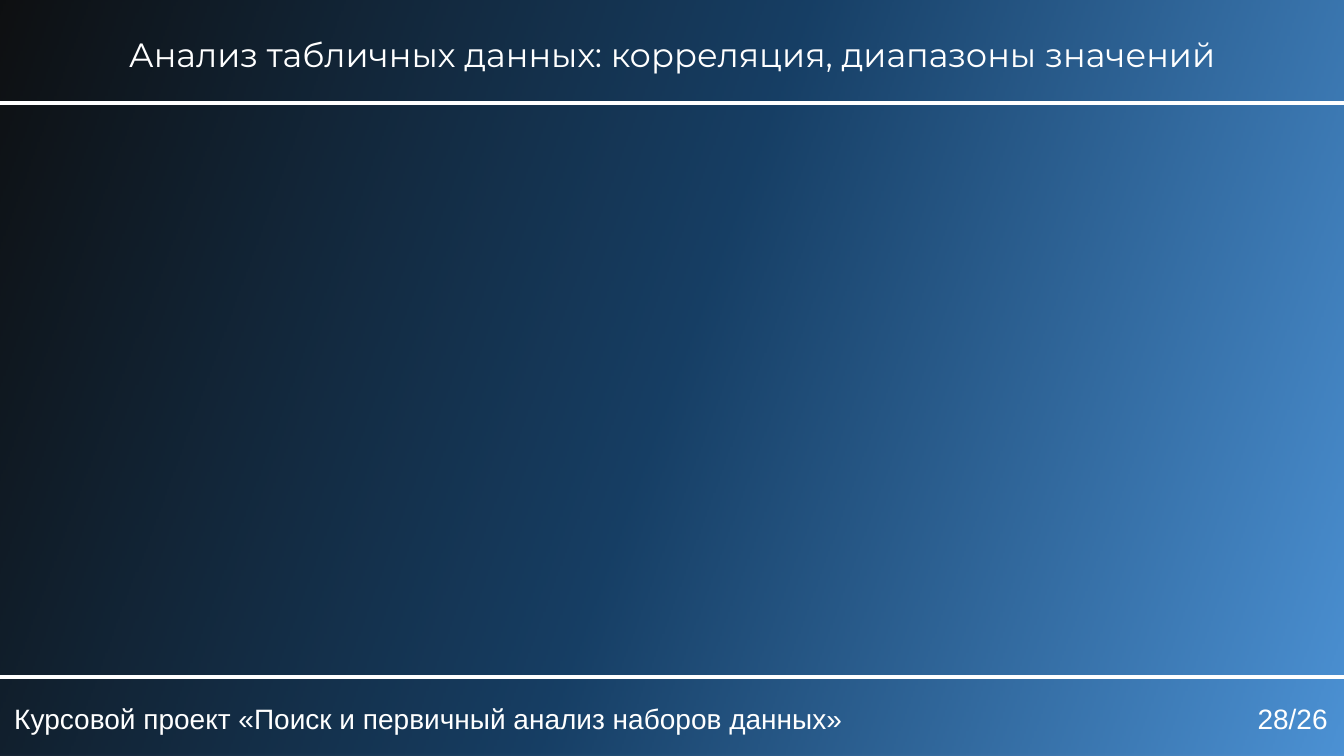
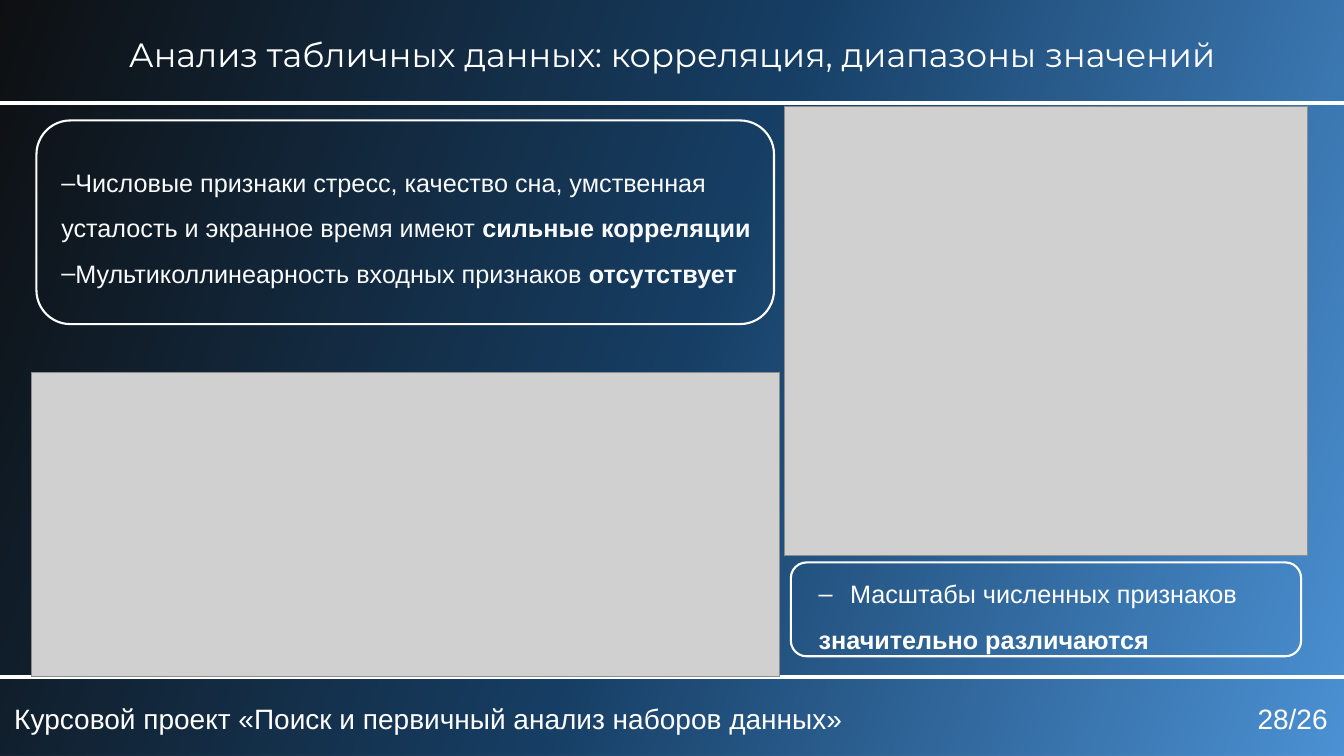
Before and after one commit to KaKTyZV/KYRSOVAIA_RABOTA, a slide deck: slide 28 of БобыкинВА_ЕТ141_курсовой_проект.pptx. Drawn at 1344x756 pixels with LibreOffice and Linux fonts; fonts in the diff are those of the drawing; grey boxes stand for pictures. Boxes give left, top, right and bottom in pixels: in the first picture for what was removed or moved away, otherwise in the second. Text is boxed around its words. In the diff, an @@ line names an element or a change of style, - is before the commit and + after.

```diff
--- a/БобыкинВА_ЕТ141_курсовой_проект.pptx
+++ b/БобыкинВА_ЕТ141_курсовой_проект.pptx
@@ picture added at bbox=[784, 106, 1308, 556] @@
@@ rounded rectangle added at bbox=[36, 121, 774, 325], outline #FFFFFF 1.5 pt @@
@@ text added at bbox=[61, 174, 751, 288], 18 pt, text #F9FAFB @@
+– Числовые признаки стресс, качество сна, умственная усталость и экранное время имеют сильные корреляции
+– Мультиколлинеарность входных признаков отсутствует
@@ picture added at bbox=[31, 372, 779, 677] @@
@@ rounded rectangle added at bbox=[791, 563, 1302, 656], outline #FFFFFF 1.5 pt @@
@@ text added at bbox=[819, 584, 1237, 654], 18 pt, text #FFFFFF @@
+– Масштабы численных признаков
+значительно различаются
```
Also in this commit, not shown: 30 other slides changed, 4 slides added.
